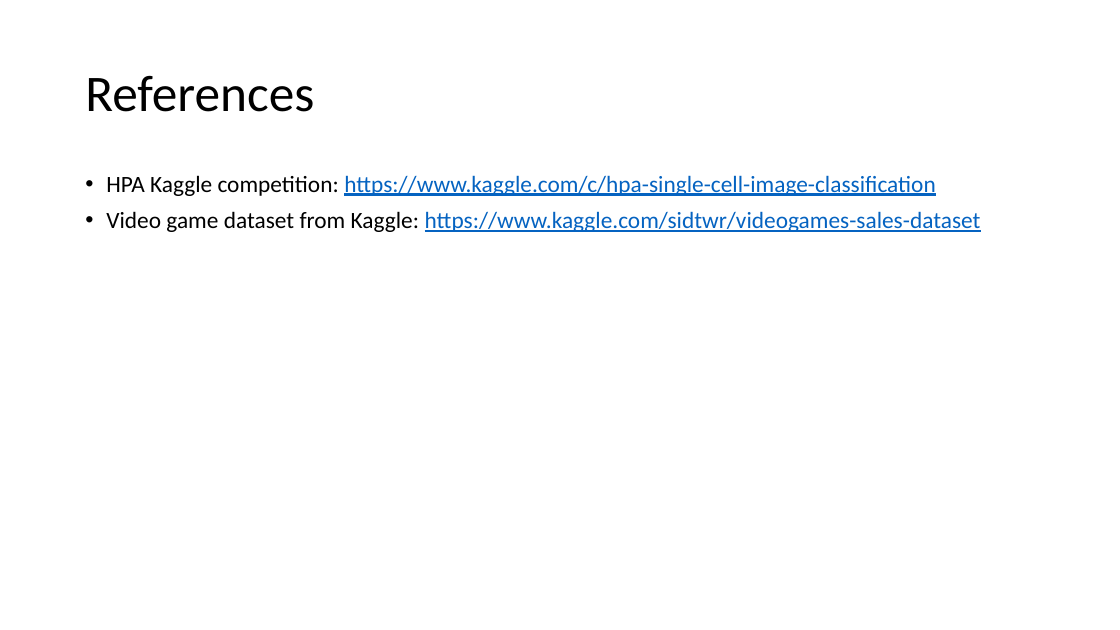
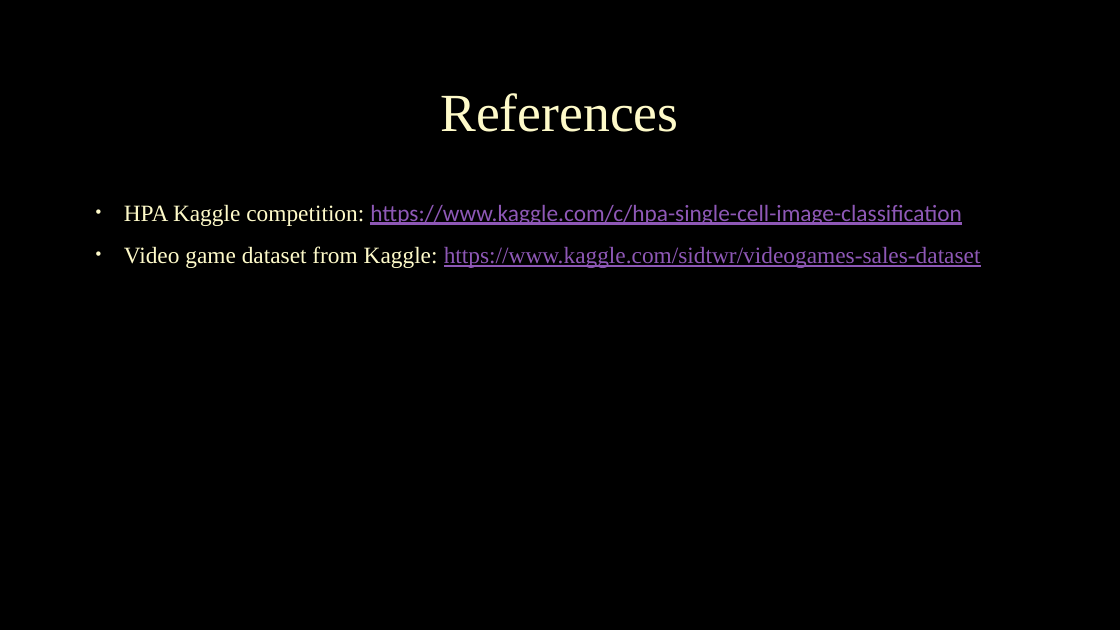
Before and after one commit to srihari-busam/MS-ADS-Portfolio, a slide deck: slide 18 of MS ADS.pptx. Drawn at 1120x630 pixels with LibreOffice and Linux fonts; fonts in the diff are those of the drawing; background and template pictures are left out. Boxes give left, top, right and bottom in pixels: in the first picture for what was removed or moved away, otherwise in the second. Text is boxed around its words. In the diff, an @@ line names an element or a change of style, - is before the commit and + after.

Commit message:
added video

```diff
--- a/MS ADS.pptx
+++ b/MS ADS.pptx
@@ background #FFFFFF to picture (left out) @@
@@ title "References": place and size @@
-title "References" at (85,75,314,112)
+title "References" at (440,93,678,132)
@@ title "References" at (440,93,678,132): size 44 to 46 pt, font Calibri to Times New Roman, text colour #000000 to #FEFAC9, letter outline none to #404040 0.75 pt; alignment left to centre @@
@@ text "HPA Kaggle competition: https://www.kaggle.com/c/hpa-single- ...": place and size @@
-text "HPA Kaggle competition: https://www.kaggle.com/c/hpa-single- ..." at (106,175,981,232)
+text "HPA Kaggle competition: https://www.kaggle.com/c/hpa-single- ..." at (124,204,981,268)
@@ text "HPA Kaggle competition: https://www.kaggle.com/c/hpa-single- ..." at (124,204,981,268): font Calibri to Times New Roman in "HPA Kaggle competition:", "Video game dataset from Kaggle: https://www.kaggle.com/sidtw ..."; text colour #000000 to #FEFAC9 in "HPA Kaggle competition:", "Video game dataset from Kaggle:"; text colour #0563C1 to #8E58B6 in "https://www.kaggle.com/c/hpa-single-cell-image-classificatio ...", "https://www.kaggle.com/sidtwr/videogames-sales-dataset"; letter outline none to #404040 0.75 pt; indent changed; line spacing 0.9 to 1.1 @@
```
Also in this commit, not shown: 16 other slides changed, 1 slide added, 1 slide removed, 1 other file.
